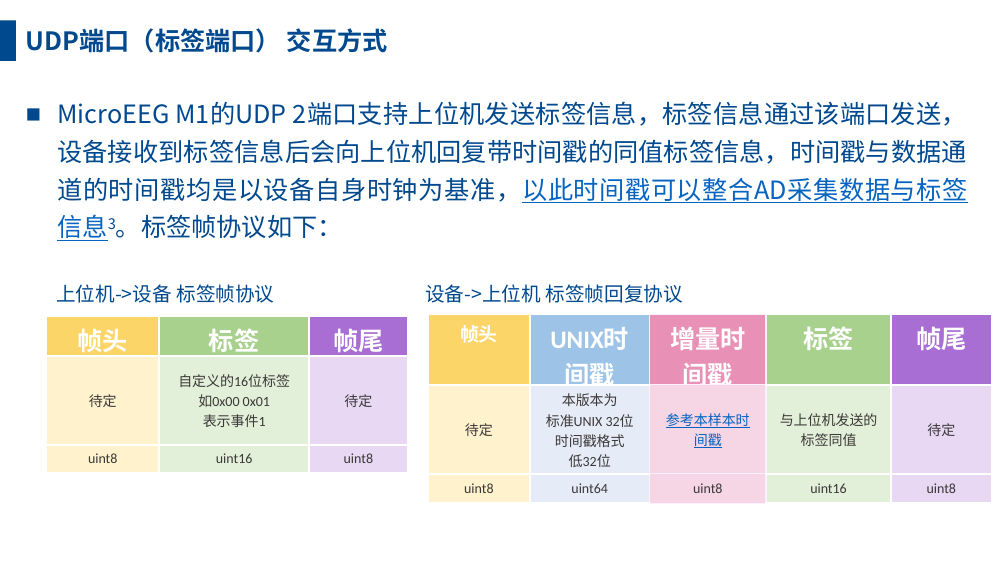
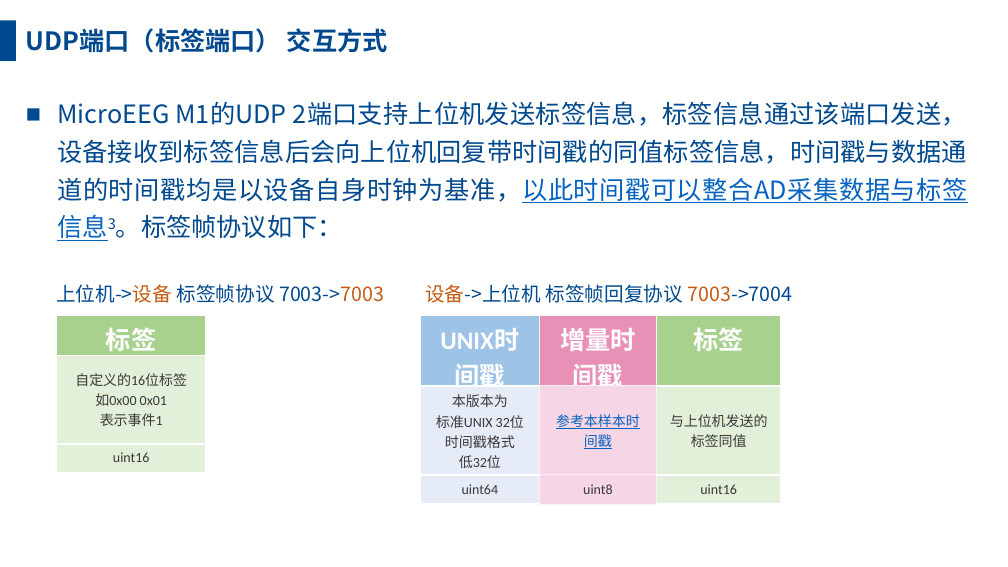
Before and after one commit to gjmsilly/MicroEEG, a slide deck: slide 10 of Info/MicroEEG以太网版通讯协议v1.4.pptx. Drawn at 1008x567 pixels with LibreOffice and Linux fonts; fonts in the diff are those of the drawing. Boxes give left, top, right and bottom in pixels: in the first picture for what was removed or moved away, otherwise in the second. Text is boxed around its words. In the diff, an @@ line names an element or a change of style, - is before the commit and + after.

Commit message:
[BUG FIX] A2 标签端口、协议

```diff
--- a/Info/MicroEEG以太网版通讯协议v1.4.pptx
+++ b/Info/MicroEEG以太网版通讯协议v1.4.pptx
@@ text at bbox=[56, 284, 384, 303]: text changed @@
-上位机->设备 标签帧协议
+上位机->设备 标签帧协议 7003->7003
@@ text at bbox=[425, 284, 793, 303]: text changed @@
-设备->上位机 标签帧回复协议
+设备->上位机 标签帧回复协议 7003->7004
@@ table at bbox=[56, 316, 207, 466] @@
-column 1: 帧头 | 待定 | uint8
-column 3: 帧尾 | 待定 | uint8
@@ table: place and size @@
-table at bbox=[46, 317, 408, 467]
+table at bbox=[56, 316, 207, 466]
@@ table at bbox=[420, 316, 782, 498] @@
-column 1: 帧头 | 待定 | uint8
-column 5: 帧尾 | 待定 | uint8
@@ table: place and size @@
-table at bbox=[427, 314, 992, 497]
+table at bbox=[420, 316, 782, 498]
```
Also in this commit, not shown: 12 other files.
